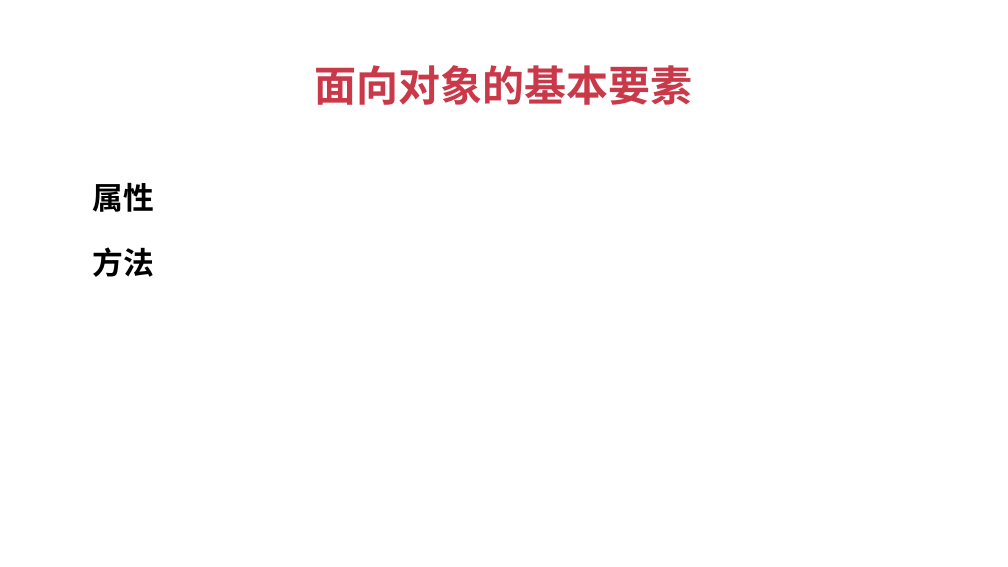
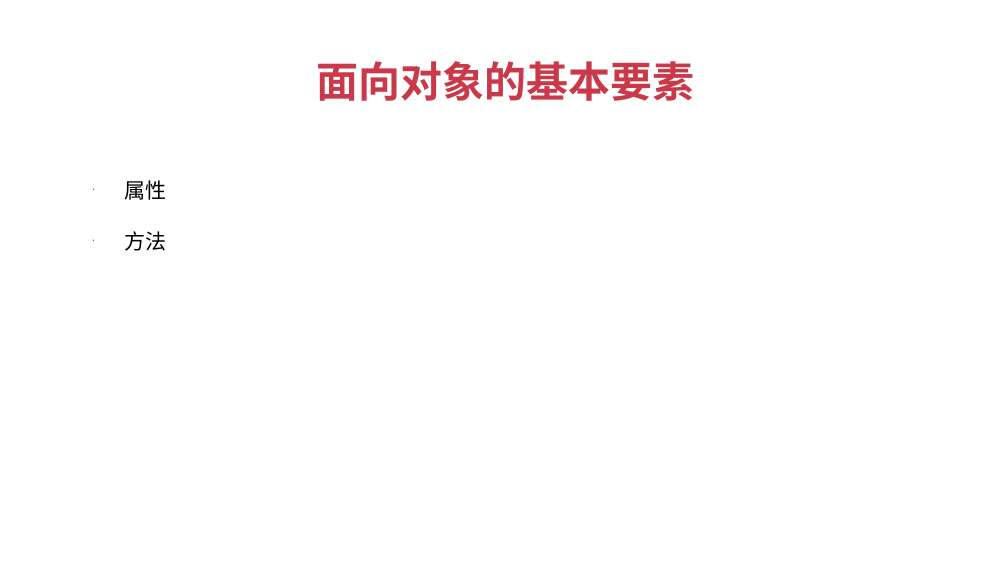
Before and after one commit to albert-feng/Python_OOP, a slide deck: slide 6 of ppt/2-面向对象概念.pptx. Drawn at 1008x567 pixels with LibreOffice and Linux fonts; fonts in the diff are those of the drawing. Boxes give left, top, right and bottom in pixels: in the first picture for what was removed or moved away, otherwise in the second. Text is boxed around its words. In the diff, an @@ line names an element or a change of style, - is before the commit and + after.

```diff
--- a/ppt/2-面向对象概念.pptx
+++ b/ppt/2-面向对象概念.pptx
@@ title "面向对象的基本要素": place and size @@
-title "面向对象的基本要素" at (315, 65, 693, 105)
+title "面向对象的基本要素" at (316, 61, 694, 101)
@@ text "属性" at (124, 180, 166, 251): size 22 to 15 pt, font Arial to Noto Sans CJK SC, bold off; bullet none to • @@
```
Also in this commit, not shown: 8 other slides changed, 6 other files.
